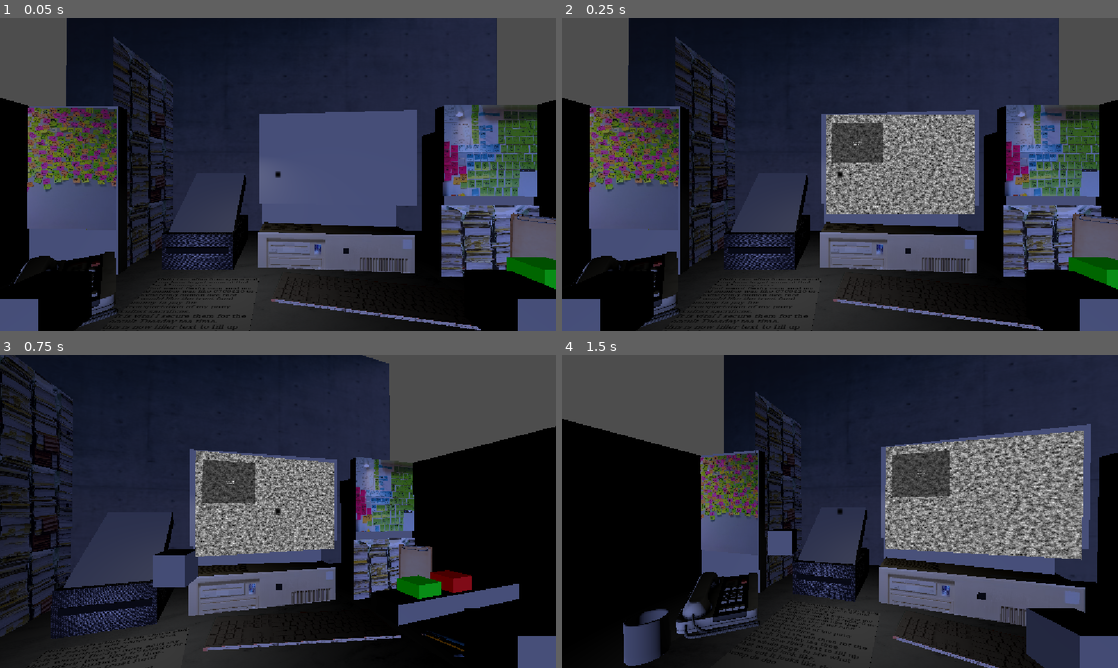
Above: before the commit, frames 1-4 (two rows, left to right).
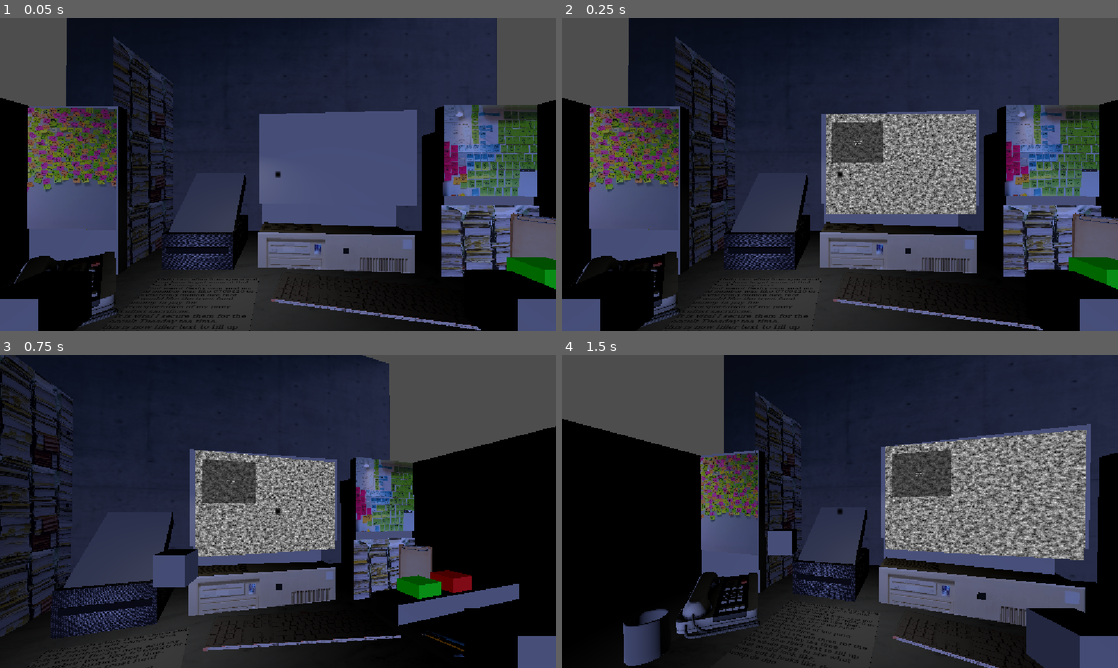
Above: after the commit, the same moments.

Repository: KnownLedge/Trust-Fund-No-One
Game: Godot game, scene res://Scenes/Locations/ashsweiiiirdscene.tscn
The game is run twice, just before and just after one commit, with the same random seed, the same clock (stepped at 60 frames per second) and the same inputs. This scene is started directly instead of the project's main scene.
Inputs (mouse positions are in pixels of both pictures, inside the frame that each line leads up to):
- Up to frame 1 (0.05 s): no input
- Up to frame 2 (0.25 s): no input
- Up to frame 3 (0.75 s): tap Enter at 0.5 s; move the mouse to (305, 511) at 0.52 s; press the mouse at (305, 511) at 0.53 s; hold E (RightDrop) from 0.53 s (still down)
- Up to frame 4 (1.5 s): move the mouse to (812, 511) at 1.27 s; release E (RightDrop) at 1.28 s; release the mouse at (812, 511) at 1.28 s; hold Q (LeftDrop) from 1.28 s (still down); click (812, 511) at 1.35 s

Frame 1 is identical in both runs. In frame 2, 3.6% of the frame differs, in the area x 47-75%, y 30-63%; in frame 3, 3.1%; in frame 4, 6.1%, in the area x 58-95%, y 24-66%.

Commit message:
Gaming (on the computer)
You can now game on the computer

Diff:
--- a/trust-fund-no-one/Scenes/Locations/ashsweiiiirdscene.tscn
+++ b/trust-fund-no-one/Scenes/Locations/ashsweiiiirdscene.tscn
@@ -86,7 +86,6 @@
 [sub_resource type="StandardMaterial3D" id="StandardMaterial3D_75onw"]
 resource_local_to_scene = true
 transparency = 1
-no_depth_test = true
 shading_mode = 0
 albedo_texture = SubResource("ViewportTexture_guw8h")
 
@@ -276,7 +275,7 @@
 subViewport = NodePath("../MeshInstance3D/SubViewport")
 
 [node name="MeshInstance3D" type="MeshInstance3D" parent="." unique_id=694351461]
-transform = Transform3D(1, 0, 0, 0, 1, 0, 0, 0, 1, 6.2185125, 6.797744, -3.659033)
+transform = Transform3D(1, 0, 0, 0, 1, 0, 0, 0, 1, 6.2185125, 6.797744, -3.5899923)
 mesh = SubResource("PlaneMesh_5r2mg")
 surface_material_override/0 = SubResource("StandardMaterial3D_75onw")
 
--- a/trust-fund-no-one/Scenes/Puter/Computer_Interface.tscn
+++ b/trust-fund-no-one/Scenes/Puter/Computer_Interface.tscn
@@ -30,4 +30,5 @@
 text = "awesome test
 yippee yahoo"
 
+[connection signal="mouse_entered" from="Button" to="." method="_on_button_mouse_entered"]
 [connection signal="pressed" from="Button" to="." method="_on_button_pressed"]
--- a/trust-fund-no-one/Scripts/NodeScripts/MailBoxScript.gd
+++ b/trust-fund-no-one/Scripts/NodeScripts/MailBoxScript.gd
@@ -10,7 +10,7 @@
 const lerp_speed = 4
 
 func _on_area_3d_body_entered(body: Node3D) -> void:
-	if(body.get_meta("envelope_id") != null and body.get_meta("stamp_value") != 0 and active_envelope == null):
+	if(body.get_meta("envelope_id") != null and body.get_meta("stamp_value") != 0 and active_envelope == null and body.freeze == false):
 		body.set_collision_layer_value(1,false)
 		body.set_collision_layer_value(5,false)
 		body.set_collision_mask_value(1,false)
--- a/trust-fund-no-one/Scripts/NodeScripts/call_manager.gd
+++ b/trust-fund-no-one/Scripts/NodeScripts/call_manager.gd
@@ -3,6 +3,8 @@
 @export var audio_player: AudioStreamPlayer3D
 
 @export var printer_obj: Node3D
+
+@export var call_sets: Array[Call_Set]
 
 @export var call_resources: Array[CallerResource]
 
--- a/trust-fund-no-one/Scripts/NodeScripts/player_controller.gd
+++ b/trust-fund-no-one/Scripts/NodeScripts/player_controller.gd
@@ -95,6 +95,20 @@
 		hand.position = hover_pos
 
 func _physics_process(delta: float) -> void:
+
+	if (left_item == null && right_item == null && UI_ray.is_colliding()):
+		#print("trying to click")
+		var hitPoint = UI_ray.get_collision_point()
+		var uiX = inverse_lerp(pc_top_Left_node.global_position.x, pc_bottom_right_node.global_position.x, hitPoint.x)
+		var uiY = inverse_lerp(pc_top_Left_node.global_position.y, pc_bottom_right_node.global_position.y, hitPoint.y)
+		var simMousePos = Vector2(uiX * subViewport.size.x, uiY * subViewport.size.y)
+		var mouse_event = InputEventMouseButton.new()
+		mouse_event.position = simMousePos
+		mouse_event.pressed = Input.is_action_just_pressed("LeftClick")
+		mouse_event.button_index = MOUSE_BUTTON_LEFT
+		mouse_event.button_mask - MOUSE_BUTTON_MASK_LEFT
+		subViewport.push_input(mouse_event)
+
 	if(Input.is_action_just_pressed("LeftClick")):
 		if(left_item == null and ray.is_colliding() and right_item != ray.get_collider()):
 			#print("picking up thing")
@@ -116,18 +130,6 @@
 
 			left_item.rotate_y(deg_to_rad(LEFT_TURN))
 
-		if (left_item == null && right_item == null && UI_ray.is_colliding()):
-			print("trying to click")
-			var hitPoint = UI_ray.get_collision_point()
-			var uiX = inverse_lerp(pc_top_Left_node.global_position.x, pc_bottom_right_node.global_position.x, hitPoint.x)
-			var uiY = inverse_lerp(pc_top_Left_node.global_position.y, pc_bottom_right_node.global_position.y, hitPoint.y)
-			var simMousePos = Vector2(uiX * subViewport.size.x, uiY * subViewport.size.y)
-			var mouse_event = InputEventMouseButton.new()
-			mouse_event.position = simMousePos
-			mouse_event.pressed = Input.is_action_just_pressed("LeftClick")
-			mouse_event.button_index = MOUSE_BUTTON_LEFT
-			mouse_event.button_mask - MOUSE_BUTTON_MASK_LEFT
-			subViewport.push_input(mouse_event)
 
 
 		#else:
--- a/trust-fund-no-one/Scripts/UI/computer_interface.gd
+++ b/trust-fund-no-one/Scripts/UI/computer_interface.gd
@@ -2,3 +2,8 @@
 
 func _on_button_pressed() -> void:
 	print("gaming on the computer")
+
+
+func _on_button_mouse_entered() -> void:
+	print("NOT gaming on the computer")
+	pass # Replace with function body.
